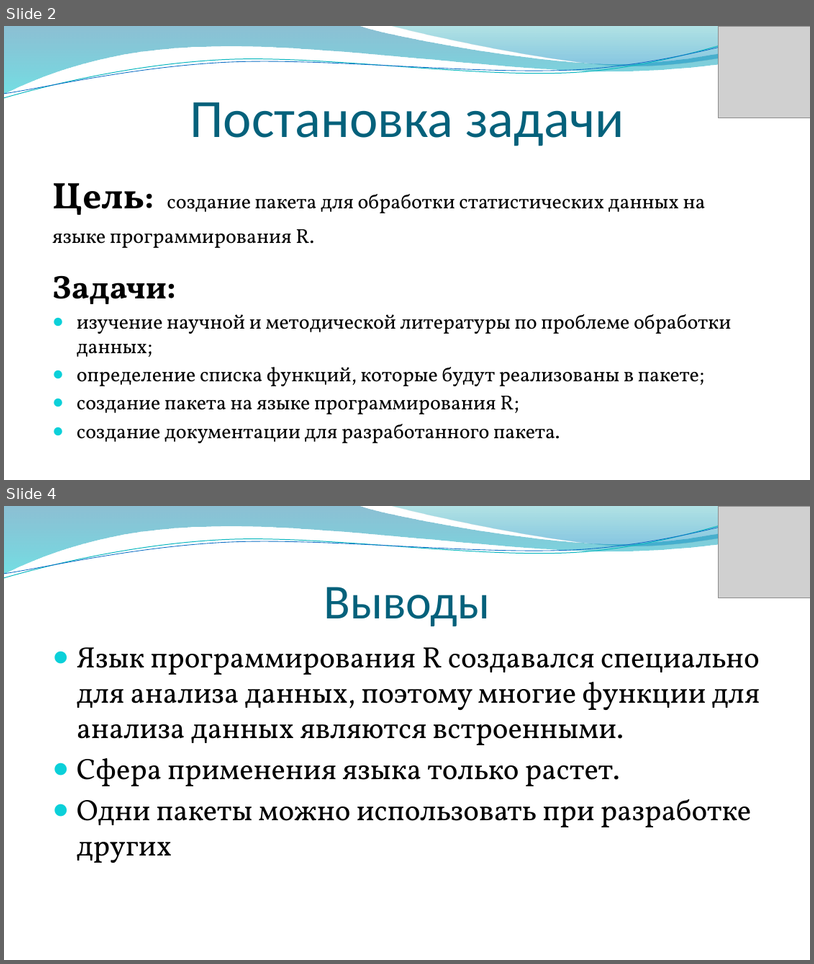
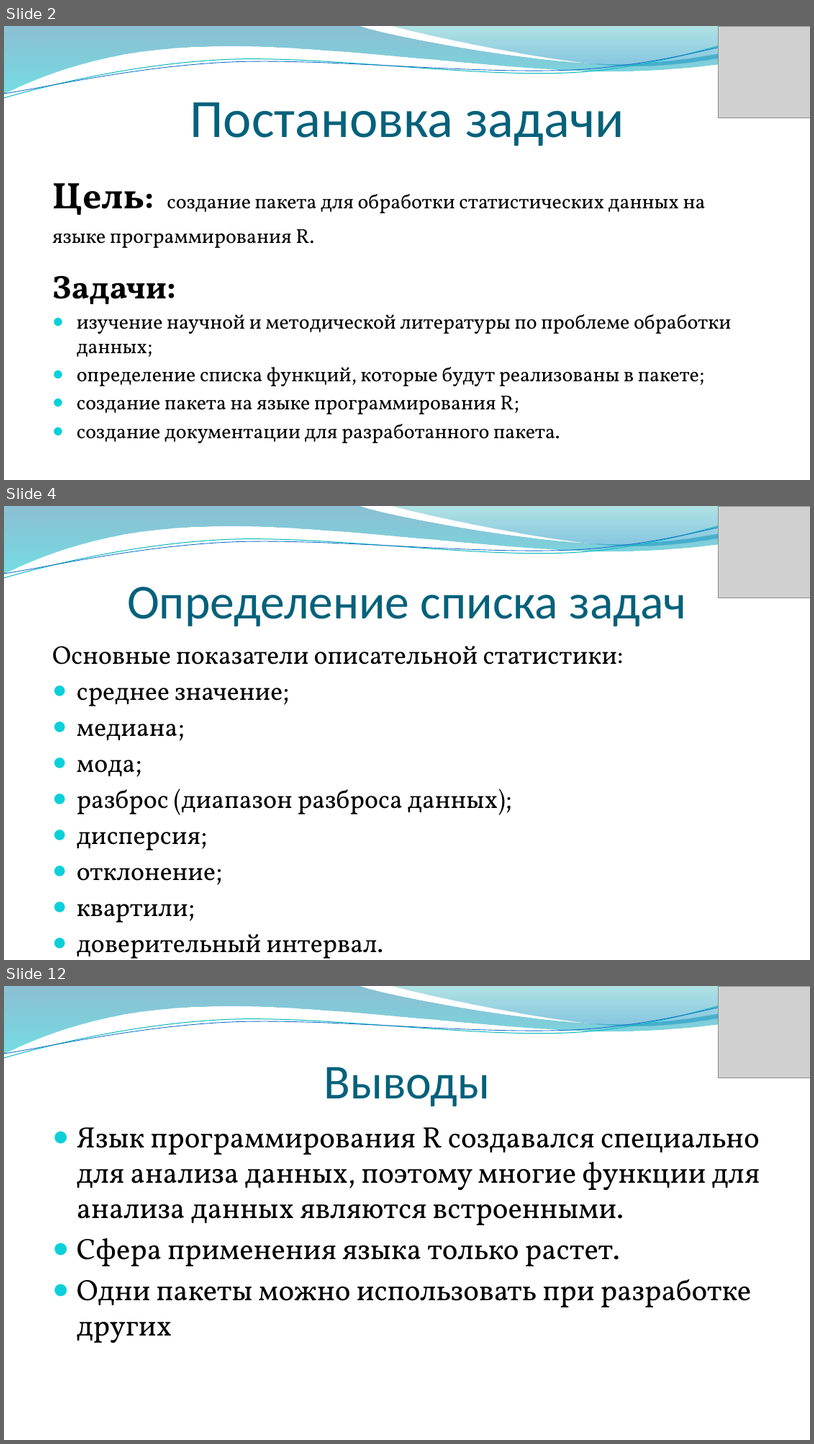
Before and after one commit to Ortem-a/mypackage, a slide deck: Преза_КР.pptx. Shown one above the other, each under a label of ours: slides 2 and 4 before the commit, slides 2, 4 and 12 after it; the slides between them are not shown. The pictures are 814x964 and 814x1444 pixels, drawn with LibreOffice and Linux fonts; fonts in the diff are those of the drawing; grey boxes stand for pictures; background and template pictures are left out. Boxes give left, top, right and bottom in pixels: in the first picture for what was removed or moved away, otherwise in the second. Text is boxed around its words. In the diff, an @@ line names an element or a change of style, - is before the commit and + after.

```diff
--- a/Преза_КР.pptx
+++ b/Преза_КР.pptx
@@ slide 4 added at (4, 506, 810, 960), background picture (left out); not listed: 4 template elements that a slide beside it also shows @@
@@ picture added at (718, 506, 810, 598) @@
@@ title added at (127, 587, 687, 626), 58 pt, text #04617B @@
+Определение списка задач
@@ text added at (52, 646, 624, 958), 30.6 pt, text #000000 @@
+Основные показатели описательной статистики:
+● среднее значение;
+● медиана;
+● мода;
+● разброс (диапазон разброса данных);
+● дисперсия;
+● отклонение;
+● квартили;
+● доверительный интервал.
@@ what was slide 4 is now slide 12 @@
```
Also in this commit, not shown: 1 slide changed, 8 other slides added, 1 slide removed.
